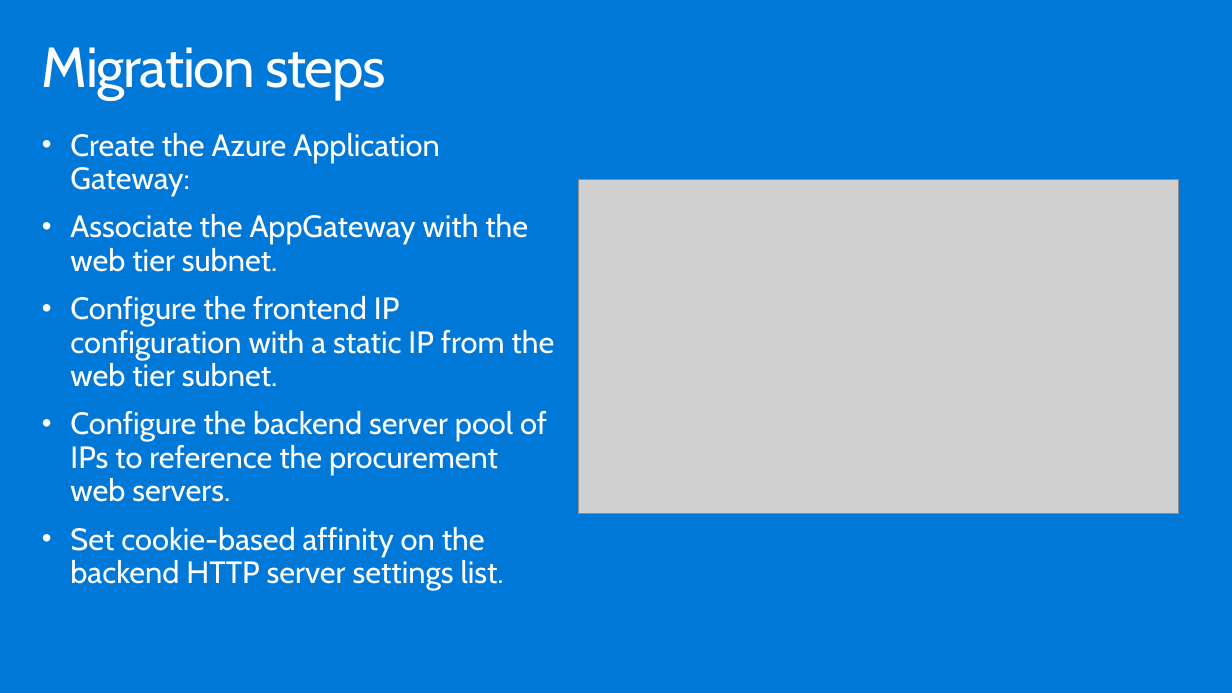
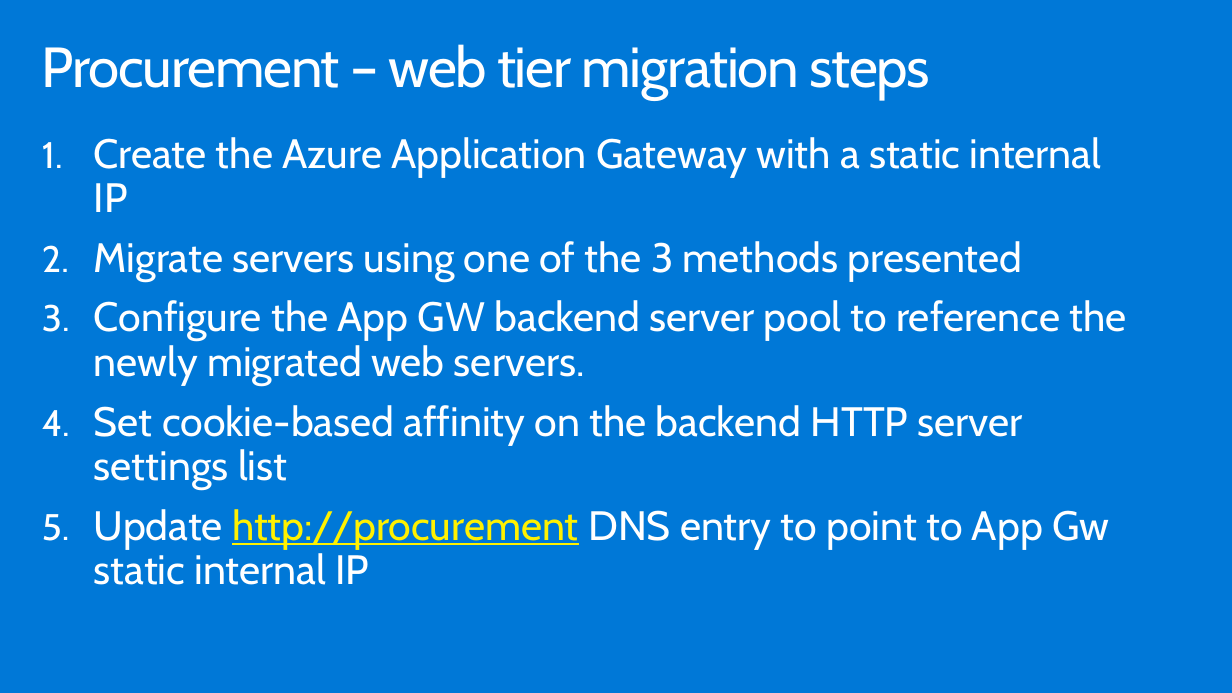
Before and after one commit to GretaLakra/Azure, a slide deck: slide 26 of WDS/Whiteboard design session trainer presentation - Lift and shift.pptx (slide 25 before the commit). Drawn at 1232x693 pixels with LibreOffice and Linux fonts; fonts in the diff are those of the drawing; grey boxes stand for pictures. Boxes give left, top, right and bottom in pixels: in the first picture for what was removed or moved away, otherwise in the second. Text is boxed around its words. In the diff, an @@ line names an element or a change of style, - is before the commit and + after.

```diff
--- a/WDS/Whiteboard design session trainer presentation - Lift and shift.pptx
+++ b/WDS/Whiteboard design session trainer presentation - Lift and shift.pptx
@@ title at [42, 44, 930, 100]: text changed @@
-Migration steps
+Procurement – web tier migration steps
@@ text at [94, 137, 1127, 585]: text changed; size 24 to 32 pt @@
-• Create the Azure Application Gateway:
-• Associate the AppGateway with the web tier subnet.
-• Configure the frontend IP configuration with a static IP from the web tier subnet.
-• Configure the backend server pool of IPs to reference the procurement web servers.
-• Set cookie-based affinity on the backend HTTP server settings list.
+1. Create the Azure Application Gateway with a static internal IP
+2. Migrate servers using one of the 3 methods presented
+3. Configure the App GW backend server pool to reference the newly migrated web servers.
+4. Set cookie-based affinity on the backend HTTP server settings list
+5. Update http://procurement DNS entry to point to App Gw static internal IP
@@ picture removed at [579, 179, 1179, 514] @@
```
Also in this commit, not shown: 18 other slides changed, 9 slides added, 7 slides removed, 32 other files.
